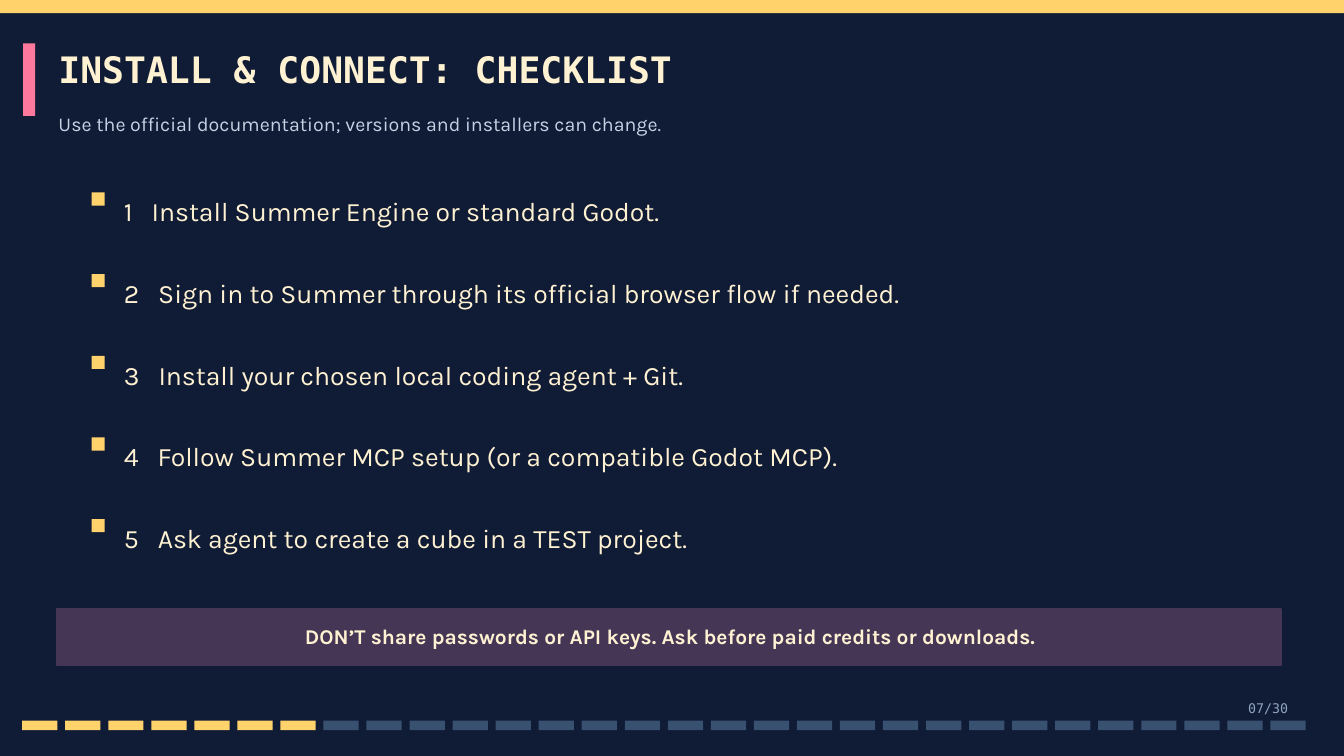
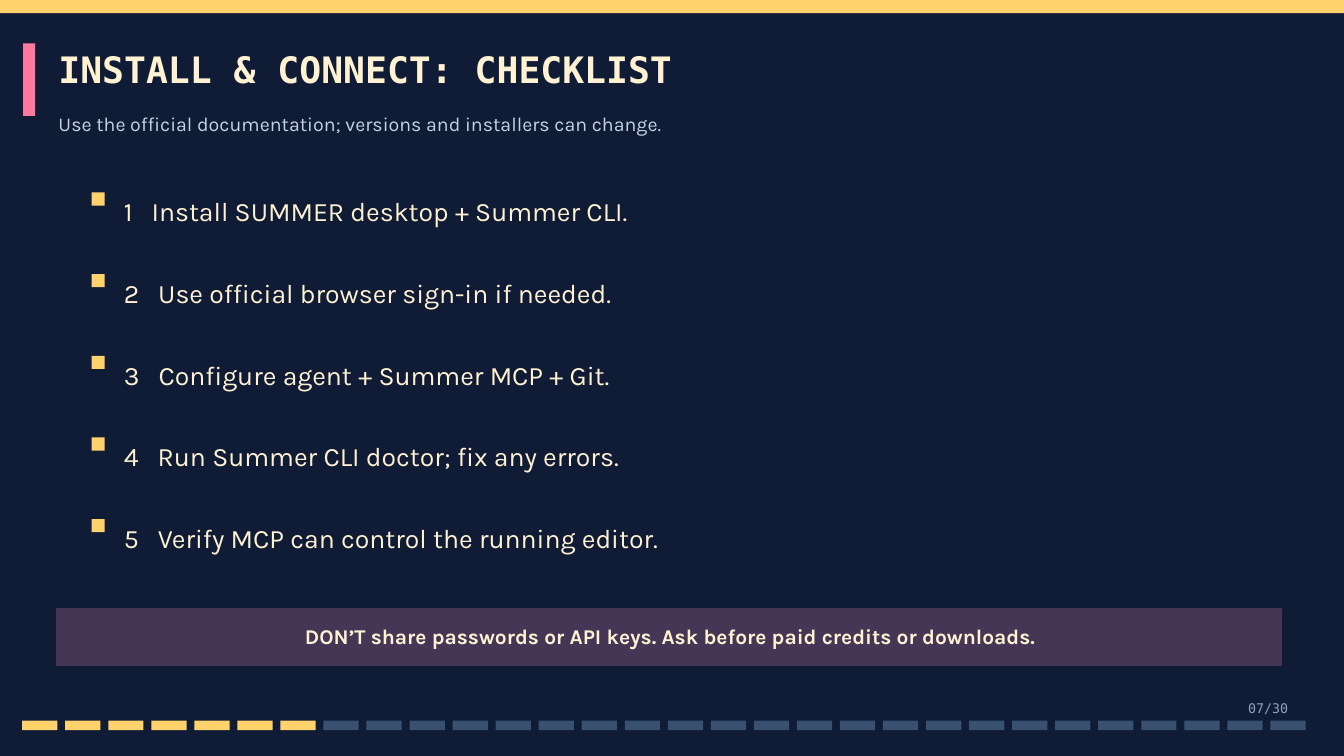
Before and after one commit to coursearchiver/AI_GameDev_Mastery, a slide deck: slide 7 of GBA_Vibe_Coding_Workshop.pptx. Drawn at 1344x756 pixels with LibreOffice and Linux fonts; fonts in the diff are those of the drawing. Boxes give left, top, right and bottom in pixels: in the first picture for what was removed or moved away, otherwise in the second. Text is boxed around its words. In the diff, an @@ line names an element or a change of style, - is before the commit and + after.

Commit message:
Require verified Summer Engine setup by default
Update the workshop guide, master prompt, README, and slides to make Summer Engine desktop, CLI, and MCP the required default. Add setup verification steps and require explicit approval before switching to standard Godot.

```diff
--- a/GBA_Vibe_Coding_Workshop.pptx
+++ b/GBA_Vibe_Coding_Workshop.pptx
@@ text at [124,203,627,228]: text changed @@
-1 Install Summer Engine or standard Godot.
+1 Install SUMMER desktop + Summer CLI.
@@ text at [124,284,611,310]: text changed @@
-2 Sign in to Summer through its official browser flow if needed.
+2 Use official browser sign-in if needed.
@@ text at [124,366,610,392]: text changed @@
-3 Install your chosen local coding agent + Git.
+3 Configure agent + Summer MCP + Git.
@@ text at [124,447,619,473]: text changed @@
-4 Follow Summer MCP setup (or a compatible Godot MCP).
+4 Run Summer CLI doctor; fix any errors.
@@ text at [124,529,658,555]: text changed @@
-5 Ask agent to create a cube in a TEST project.
+5 Verify MCP can control the running editor.
```
Also in this commit, not shown: 1 other slide changed, 3 other files.
